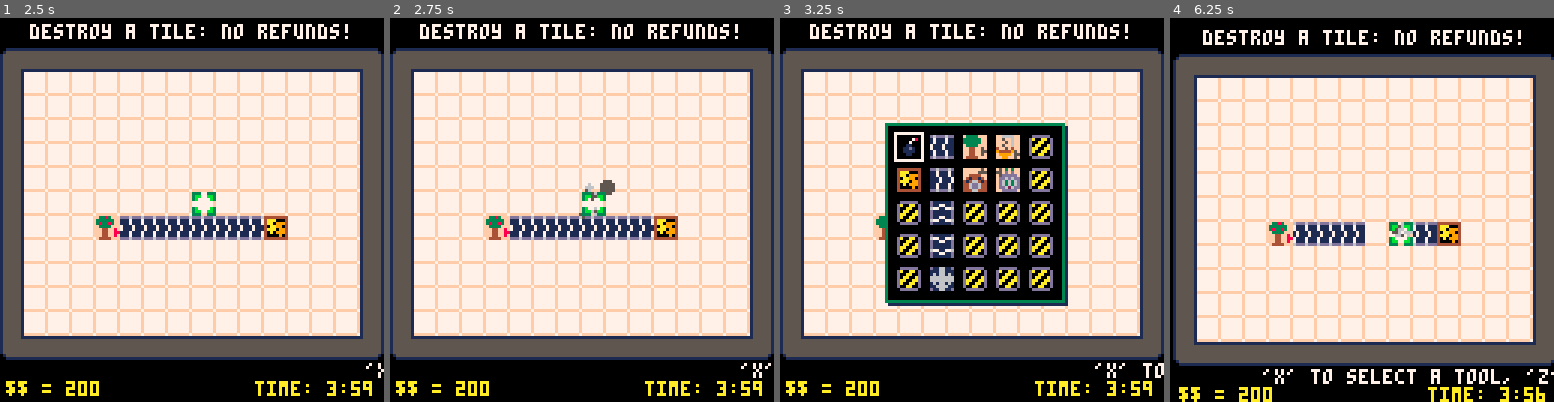
Above: before the commit, frames 1-4 (left to right).
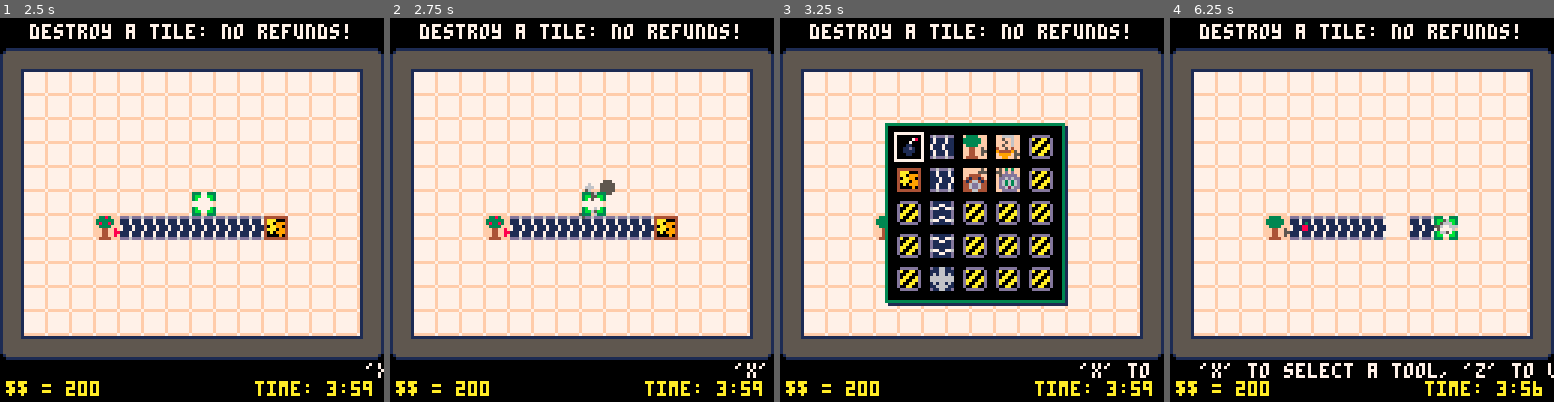
Above: after the commit, the same moments.

Repository: caranha/pico_playground
Game: PICO-8 cartridge factory.p8
The game is run twice, just before and just after one commit, with the same random seed, the same clock (stepped at 60 frames per second) and the same inputs.
Inputs:
- Up to frame 1 (2.5 s): tap X (X key) at 0.33, 1.07, 1.85 s; tap O (Z key) at 0.7, 1.7, 2.1 s; hold Right 1.6-2.1 s; hold Up 2.15-2.42 s; hold Right from 2.47 s (still down)
- Up to frame 2 (2.75 s): keep holding Right; tap O (Z key) at 2.5 s
- Up to frame 3 (3.25 s): tap O (Z key) at 2.9 s; tap X (X key) at 2.97 s; release Right at 3.03 s; hold Left from 3.08 s (still down)
- Up to frame 4 (6.25 s): tap O (Z key) every 0.4 s from 3.3 to 6.1 s; release Left at 3.58 s; hold Down 3.63-3.97 s; hold Right 4.02-4.68 s; tap X (X key) at 4.08, 5.2 s; hold Up 4.73-5.03 s; hold Left 5.08-5.68 s; hold Down 5.73-6.03 s; hold Right from 6.08 s (still down)

Frame 1 is identical in both runs. In frame 2, 0.1% of the frame differs, in the area x 89-100%, y 89-94%; in frame 3, 0.3%; in frame 4, 40%, in the area x 0-100%, y 1-100%.

Commit message:
You can now overwrite tiles by trying to write on them twice.

Diff:
--- a/factory.p8
+++ b/factory.p8
@@ -4,17 +4,16 @@
 -- pico-factory
 -- a ld37 game by caranha
 -------------------------
+-- v1.3 -- added overwrite
 -- v1.2 -- changed how input works
 -- v1.1 -- added oven and assembler
 -- v1.01 -- initial version
 -------------------------
 -- todo:
--- 1. overwriting tiles
--- 2. rebalancing and new tiles
--- 3. challenge modes
+-- 1. rebalancing and new tiles
+-- 2. music
+-- 3. new game modes
 -- 4. tile variation and improvement
--- 5. music
--- 6. new game modes
 
 
 dx={-1,1,0,0}
@@ -148,6 +147,7 @@
 	place_mode = true
 	select = 1
 	menuselect = 1
+	overwrite = false
 end
 
 function scorestart()
@@ -235,6 +235,7 @@
 	end
 
 	if btnp(5) then
+		overwrite = false
 		place_mode = not place_mode
 		w_toggle(winlist[4])
 		sfx(1)
@@ -243,15 +244,26 @@
 	if btnp(4) then
 		if (place_mode) then
 			sm = menu_items[select]
-			print(sm.m)
-			if (select == 1 or
-			    not(tiles[curx][cury].t))
-			    and sm.c <= money then
-			 sm.f(curx,cury,select-2)
-			 money -= sm.c
+			if (money < sm.c) then
+				sfx(2)
+				return
+			end
+
+			if (select == 1) then
+				sm.f(curx,cury)
 			else
-	  	screenshake = 7
-				sfx(2)
+				if (tiles[curx][cury].t) then
+					if (overwrite) then
+						destroy(curx,cury)
+					else
+						overwrite = true
+						screenshake = 7
+						sfx(2)
+						return
+					end
+				end
+				sm.f(curx,cury,select-2)
+				money -= sm.c
 			end
 		else
 			if not menu_items[menuselect].f then
@@ -262,6 +274,7 @@
 				place_mode = not place_mode
 				w_toggle(winlist[4])
 				sfx(1)
+				overwrite = false
 			end
 		end
 	end
@@ -679,19 +692,19 @@
 
 messages = {
 	"this game was made in 48 hours for ludum dare 37!",
-	"inspired by 'idle factory'",
+	"inspired by 'idle factory'.",
 	"i ♥ pico-8",
 	"can you beat $10.000?",
 	"nerf bread!",
 	"go play pico fox!",
 	"got a highscore? send me a screenshot on twitter!",
-	"publish or perish",
-	"feel free to send me ideas to improve the game",
+	"publish or perish.",
+	"feel free to send me ideas to improve the game.",
  "making music is hard...",
- "for a list of cool pico games: http://clowerweb.com/games/pico/"
+ "for a list of cool pico games: http://clowerweb.com/games/pico/",
+ "balancing is hard...",
+ "you can overwrite tiles by pressing the 'use' button twice."
 }
-
-
 __gfx__
 00000000d6ddd6dd6ddd6dddddd6ddd6dd6ddd6ddd6ddd6dddd6ddd66ddd6dddd6ddd6ddf3333ffff33b3ffff3383fff00000000000000000000000000000000
 000000001711171171117111111711171171117111711171111711177111711117111711333333ff333333ff333333ff00000000000000000000000000000000
